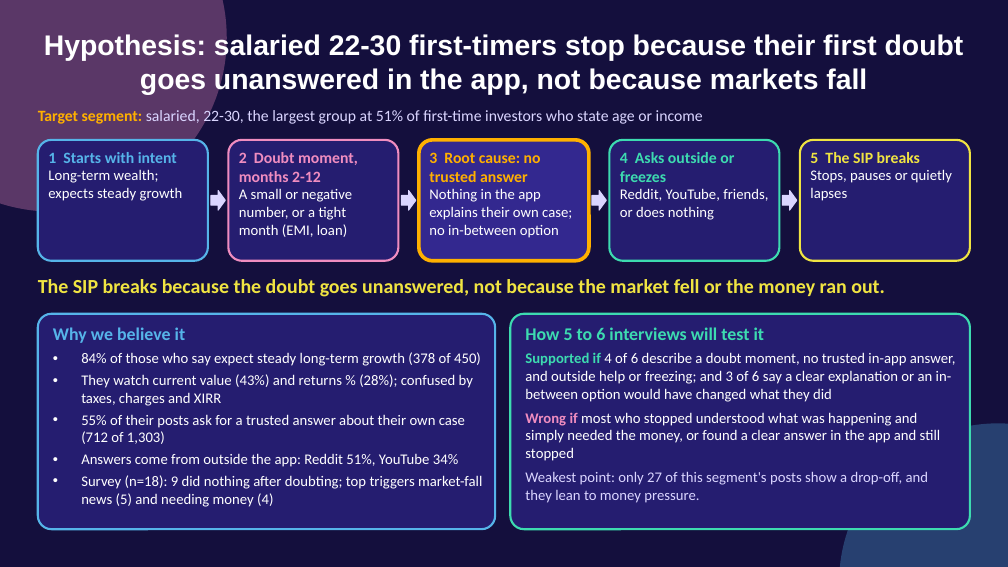
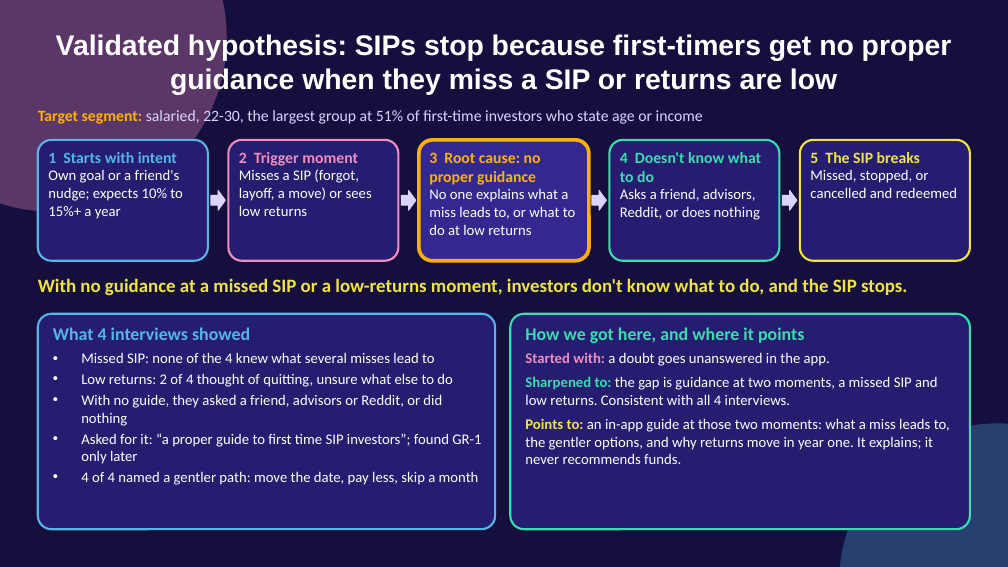
Before and after one commit to akarshita711/NEXTLEAP_GRAD_PROJECT_groww_SIP_research, a slide deck: slide 6 of deck/NL_Groww.pptx (slide 4 before the commit). Drawn at 1008x567 pixels with LibreOffice and Linux fonts; fonts in the diff are those of the drawing. Boxes give left, top, right and bottom in pixels: in the first picture for what was removed or moved away, otherwise in the second. Text is boxed around its words. In the diff, an @@ line names an element or a change of style, - is before the commit and + after.

```diff
--- a/deck/NL_Groww.pptx
+++ b/deck/NL_Groww.pptx
@@ title at bbox=[56, 34, 952, 95]: text changed @@
-Hypothesis: salaried 22-30 first-timers stop because their first doubt goes unanswered in the app, not because markets fall
+Validated hypothesis: SIPs stop because first-timers get no proper guidance when they miss a SIP or returns are low
@@ text at bbox=[48, 169, 183, 219]: text changed @@
-Long-term wealth; expects steady growth
+Own goal or a friend's nudge; expects 10% to 15%+ a year
@@ text at bbox=[239, 152, 372, 216]: text changed @@
-2 Doubt moment, months 2-12
-A small or negative number, or a tight month (EMI, loan)
+2 Trigger moment
+Misses a SIP (forgot, layoff, a move) or sees low returns
@@ text at bbox=[429, 152, 576, 235]: text changed @@
-3 Root cause: no trusted answer
-Nothing in the app explains their own case; no in-between option
+3 Root cause: no proper guidance
+No one explains what a miss leads to, or what to do at low returns
@@ text at bbox=[620, 152, 761, 220]: text changed @@
-4 Asks outside or freezes
-Reddit, YouTube, friends, or does nothing
+4 Doesn't know what to do
+Asks a friend, advisors, Reddit, or does nothing
@@ text at bbox=[810, 170, 957, 198]: text changed @@
-Stops, pauses or quietly lapses
+Missed, stopped, or cancelled and redeemed
@@ text at bbox=[38, 278, 907, 295]: text changed; size 19 to 18 pt @@
-The SIP breaks because the doubt goes unanswered, not because the market fell or the money ran out.
+With no guidance at a missed SIP or a low-returns moment, investors don't know what to do, and the SIP stops.
@@ text at bbox=[53, 327, 250, 340]: text changed @@
-Why we believe it
+What 4 interviews showed
@@ text at bbox=[525, 327, 804, 343]: text changed @@
-How 5 to 6 interviews will test it
+How we got here, and where it points
@@ text at bbox=[81, 352, 481, 485]: text changed @@
-• 84% of those who say expect steady long-term growth (378 of 450)
-• They watch current value (43%) and returns % (28%); confused by taxes, charges and XIRR
-• 55% of their posts ask for a trusted answer about their own case (712 of 1,303)
-• Answers come from outside the app: Reddit 51%, YouTube 34%
-• Survey (n=18): 9 did nothing after doubting; top triggers market-fall news (5) and needing money (4)
+• Missed SIP: none of the 4 knew what several misses lead to
+• Low returns: 2 of 4 thought of quitting, unsure what else to do
+• With no guide, they asked a friend, advisors or Reddit, or did nothing
+• Asked for it: “a proper guide to first time SIP investors”; found GR-1 only later
+• 4 of 4 named a gentler path: move the date, pay less, skip a month
@@ text at bbox=[525, 352, 950, 464]: text changed @@
-Supported if 4 of 6 describe a doubt moment, no trusted in-app answer, and outside help or freezing; and 3 of 6 say a clear explanation or an in-between option would have changed what they did
-Wrong if most who stopped understood what was happening and simply needed the money, or found a clear answer in the app and still stopped
-Weakest point: only 27 of this segment's posts show a drop-off, and they lean to money pressure.
+Started with: a doubt goes unanswered in the app.
+Sharpened to: the gap is guidance at two moments, a missed SIP and low returns. Consistent with all 4 interviews.
+Points to: an in-app guide at those two moments: what a miss leads to, the gentler options, and why returns move in year one. It explains; it never recommends funds.
```
Also in this commit, not shown: 3 other slides changed, 4 slides added, 4 slides removed, 6 other files.
